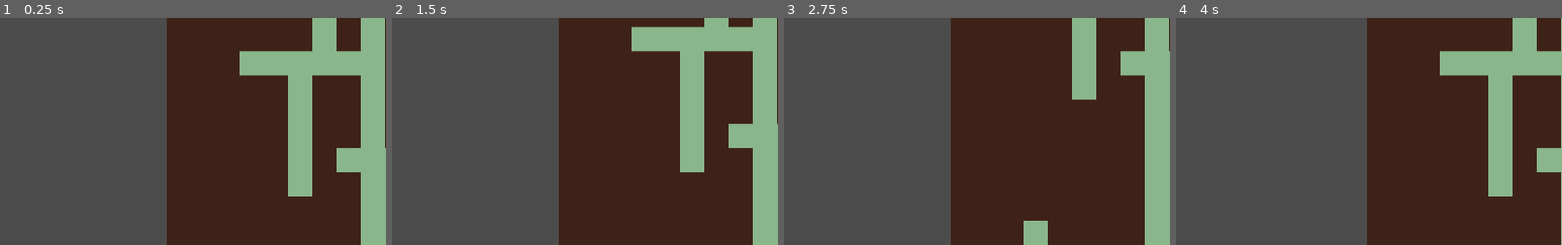
Above: before the commit, frames 1-4 (left to right).
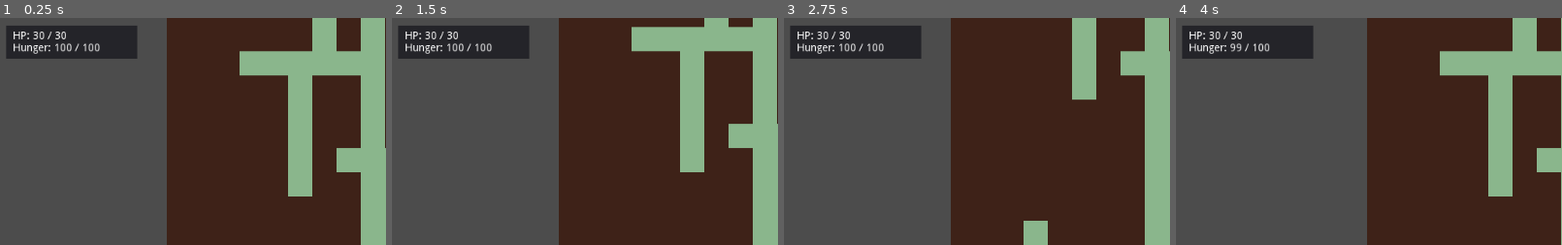
Above: after the commit, the same moments.

Repository: AnaNymus/roguelike
Game: Godot game, scene res://scenes/main.tscn
The game is run twice, just before and just after one commit, with the same random seed, the same clock (stepped at 60 frames per second) and the same inputs.
Inputs:
- Up to frame 1 (0.25 s): no input
- Up to frame 2 (1.5 s): tap Enter at 0.5 s; hold Right (ui_right) 0.53-1.28 s; tap Space (ui_select) at 0.77, 1.25 s; hold Down (ui_down) from 1.28 s (still down)
- Up to frame 3 (2.75 s): tap Space (ui_select) at 1.52 s; release Down (ui_down) at 2.03 s; hold Right (ui_right) from 2.03 s (still down)
- Up to frame 4 (4 s): tap Enter at 2.75 s; release Right (ui_right) at 2.78 s; hold Up (ui_up) 2.78-3.53 s; tap Space (ui_select) at 3.02, 3.77 s; hold Left (ui_left) from 3.53 s (still down)
The pictures show only the part of the screen within x 0-50%, y 0-50%; the shares and areas given below are measured in that part.

The runs differ from the first frame. In frame 1, 4.7% of the frame differs, in the area x 1-36%, y 3-18%; in frame 2, 4.7%; in frame 3, 4.7%; in frame 4, 4.7%.

Commit message:
started putting in hunger, hp

Diff:
--- a/project.godot
+++ b/project.godot
@@ -21,4 +21,5 @@
 
 [rendering]
 
+quality/2d/use_pixel_snap=true
 environment/default_environment="res://default_env.tres"
--- a/scenes/main.tscn
+++ b/scenes/main.tscn
@@ -60,6 +60,29 @@
 centered = false
 offset = Vector2( 0, -32 )
 
+[node name="status_panel" type="Panel" parent="player"]
+margin_left = -500.0
+margin_top = -290.0
+margin_right = -327.0
+margin_bottom = -246.0
+__meta__ = {
+"_edit_use_anchors_": false
+}
+
+[node name="hp_label" type="Label" parent="player/status_panel"]
+margin_left = 9.07361
+margin_top = 6.83566
+margin_right = 56.0736
+margin_bottom = 20.8357
+text = "HP: X/X"
+
+[node name="hunger_label" type="Label" parent="player/status_panel"]
+margin_left = 9.15292
+margin_top = 23.0254
+margin_right = 100.153
+margin_bottom = 37.0254
+text = "Hunger: X/100"
+
 [node name="enemies" type="Node2D" parent="."]
 
 [node name="TileMap" type="TileMap" parent="."]
--- a/scripts/player.gd
+++ b/scripts/player.gd
@@ -12,8 +12,12 @@
 var hunger = 100
 var maxhunger = 100
 
+const HUNGER_TURNS = 5
+var hungerCounter = 0
+
 #main node
 var main
+var status
 
 # timers
 # TODO: may not be best here
@@ -27,10 +31,34 @@
 func _ready():
 
 	main = self.get_parent()
+	status = self.get_node("status_panel")
+
+	update_status_panel()
+
 
 ## UTILITY FUNCTIONS
 func get_pos():
 	return pos
+
+## STATUS UPDATE FUNCTIONS
+func update_status_panel():
+	status.get_node("hp_label").text = "HP: " + str(hp) + " / " + str(maxhp)
+	status.get_node("hunger_label").text = "Hunger: " + str(hunger) + " / " + str(maxhunger)
+
+# when an action is performed, make hunger tick down by one
+# TODO: when hunger = 0, what happens?
+func hunger_tick():
+	hungerCounter += 1
+
+	if hungerCounter >= HUNGER_TURNS:
+		hungerCounter = 0
+		hunger = hunger - 1
+
+	if hunger <= 0:
+		hunger = 0
+		# DO SOMETHING ELSE
+
+	update_status_panel()
 
 ## MOVEMENT FUNCTIONS
 
@@ -38,6 +66,7 @@
 	animationTimer = animationTimerMax
 	pos.y = pos.y - 1
 	position = main.map2screen(pos)
+	hunger_tick()
 	#print(pos)
 
 
@@ -45,18 +74,21 @@
 	animationTimer = animationTimerMax
 	pos.y = pos.y + 1
 	position = main.map2screen(pos)
+	hunger_tick()
 	#print(pos)
 
 func move_left():
 	animationTimer = animationTimerMax
 	pos.x = pos.x - 1
 	position = main.map2screen(pos)
+	hunger_tick()
 	#print(pos)
 
 func move_right():
 	animationTimer = animationTimerMax
 	pos.x = pos.x + 1
 	position = main.map2screen(pos)
+	hunger_tick()
 	#print(pos)
 
 ## INTERACT FUNCTIONS
@@ -67,6 +99,8 @@
 	bag.append(item)
 	# remove item from world map
 	item.get_parent().remove_child(item)
+
+	hunger_tick()
 
 
 # Called every frame. 'delta' is the elapsed time since the previous frame.
